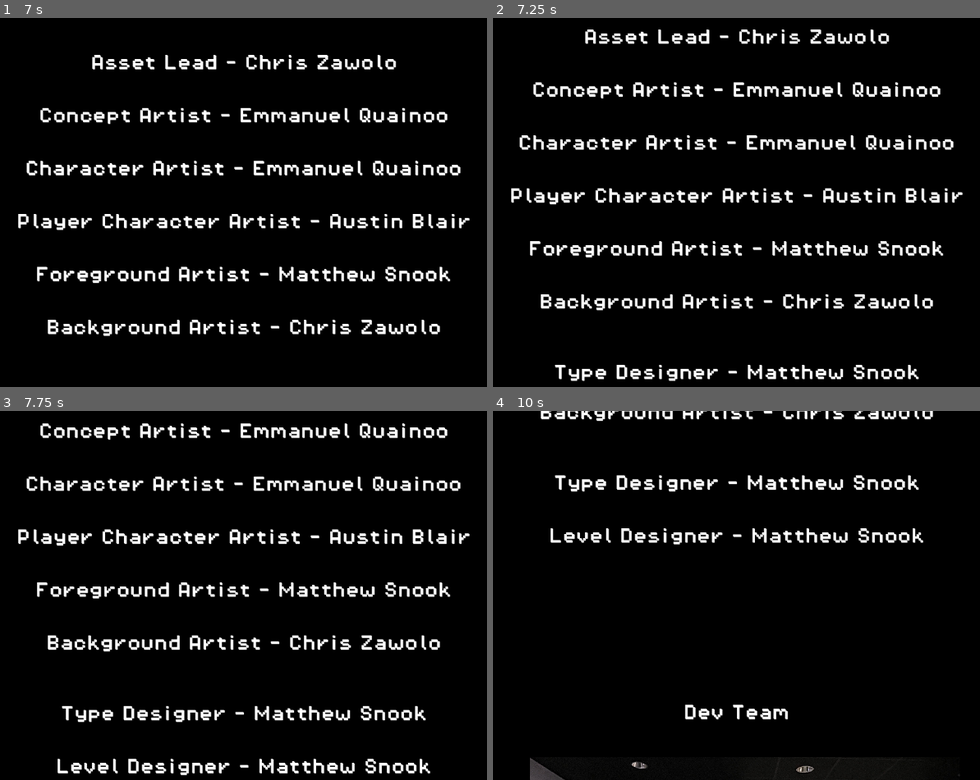
Above: before the commit, frames 1-4 (two rows, left to right).
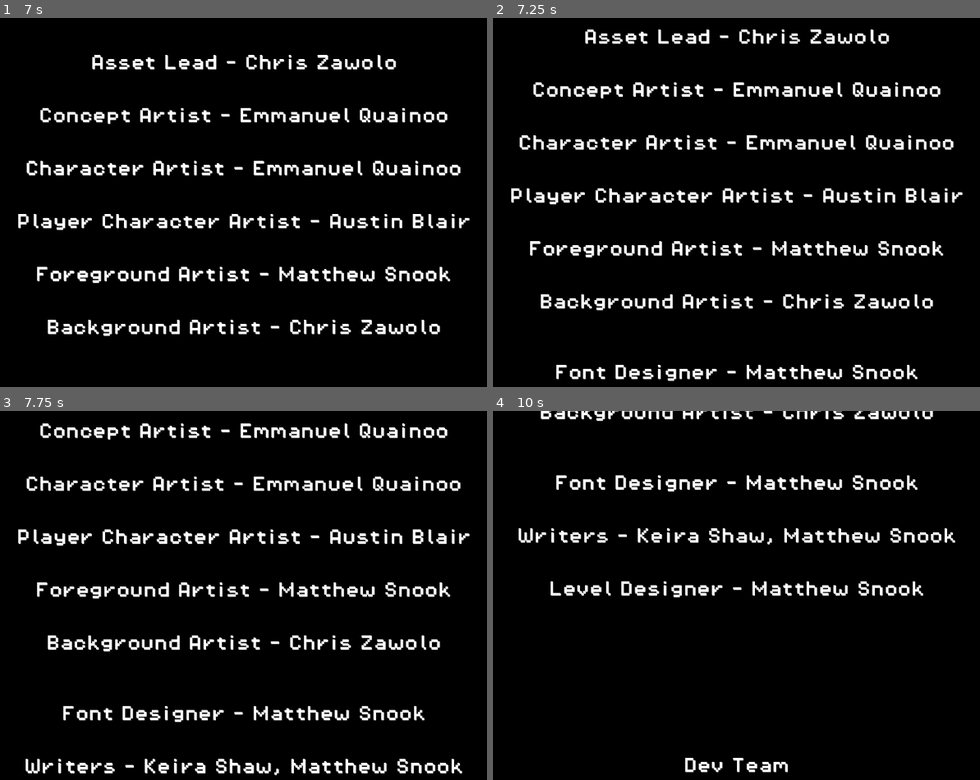
Above: after the commit, the same moments.

Repository: keihwi/Faded-Fable
Game: Godot game, scene res://scenes/credits.tscn
The game is run twice, just before and just after one commit, with the same random seed, the same clock (stepped at 60 frames per second) and the same inputs. This scene is started directly instead of the project's main scene.
Inputs:
- Up to frame 1 (7 s): hold Ctrl (crouch) 0.53-1.28 s; hold D (move_right) 0.53-2.03 s; tap Space (jump) at 0.77, 1.52, 3.02, 3.77, 4.52, 6.02, 6.77 s; tap E (interact) at 1.35, 5.85 s; hold A (move_left) 2.03-2.78 s; tap Shift (sprint) at 2.1, 4.35, 6.6 s; hold D (move_right) 2.78-4.28 s; tap Ctrl (crouch) at 2.85 s; hold E (interact) 3.53-4.28 s; hold A (move_left) 4.28-5.03 s; hold D (move_right) 5.03-5.78 s; hold Ctrl (crouch) 5.03-5.78 s; hold A (move_left) from 5.78 s (still down)
- Up to frame 2 (7.25 s): keep holding A (move_left)
- Up to frame 3 (7.75 s): release A (move_left) at 7.28 s; hold D (move_right) from 7.28 s (still down); tap Ctrl (crouch) at 7.35 s; tap Space (jump) at 7.52 s
- Up to frame 4 (10 s): hold E (interact) 8.03-8.78 s; tap Shift (sprint) at 8.85 s; tap Space (jump) at 9.02, 9.77 s; release D (move_right) at 9.53 s; hold A (move_left) from 9.53 s (still down); hold Ctrl (crouch) from 9.53 s (still down)

Frame 1 is identical in both runs. In frame 2, 1.0% of the frame differs, in the area x 12-88%, y 94-99%; in frame 3, 3.0%; in frame 4, 5.4%, in the area x 5-96%, y 17-100%.

Commit message:
credits fix

Diff:
--- a/scenes/credits.tscn
+++ b/scenes/credits.tscn
@@ -85,14 +85,14 @@
 
 [node name="MarginContainer" type="MarginContainer" parent="AnimationPlayer"]
 offset_left = -3.0
-offset_top = -4700.0
+offset_top = 706.0
 offset_right = 1148.0
-offset_bottom = -611.0
+offset_bottom = 4888.0
 size_flags_horizontal = 4
 size_flags_vertical = 4
 
 [node name="Zachary" type="Sprite2D" parent="AnimationPlayer/MarginContainer"]
-position = Vector2(568, 4371)
+position = Vector2(568, 4432)
 texture = ExtResource("1_2ckv8")
 
 [node name="Label" type="Label" parent="AnimationPlayer/MarginContainer"]
@@ -142,7 +142,10 @@
 
 
 
-Type Designer - Matthew Snook
+Font Designer - Matthew Snook
+
+
+Writers - Keira Shaw, Matthew Snook
 
 
 Level Designer - Matthew Snook
@@ -238,7 +241,7 @@
 horizontal_alignment = 1
 
 [node name="NutcrackerDev" type="Sprite2D" parent="AnimationPlayer/MarginContainer"]
-position = Vector2(590, 1986.67)
+position = Vector2(590, 2065)
 scale = Vector2(0.187004, 0.187004)
 texture = ExtResource("4_mah5v")
 
Not shown, changed: export_presets.cfg
Not shown, added: FadedFable_Final.exe
Not shown, added: FadedFable_Final.pck
